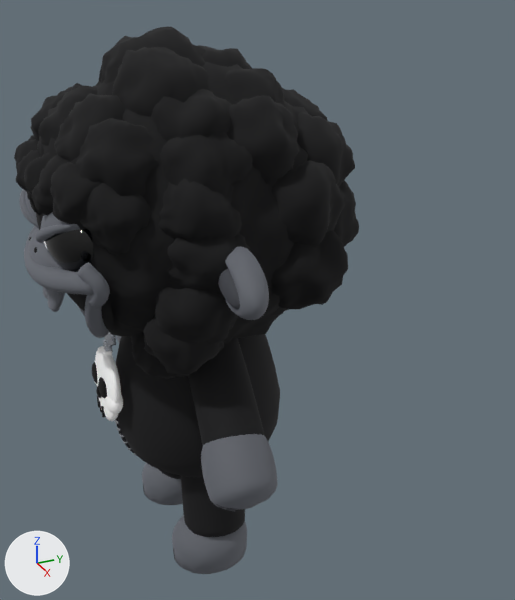
Renders of the glTF model models/baba_chops_plush_base_model.glb from each side of a commit.
Rendered twice from a 50 mm lens placed at (3.27, -1.09, 3.02), pointed at (-0.04, 0.4, 1.36). Every picture has the same lights, and +X, +Y and +Z are marked at lower left. The picture after the commit comes second. Vertices at exactly the same position are counted once.

In view in the first picture: 'BabaChops_Plush_Mesh'.
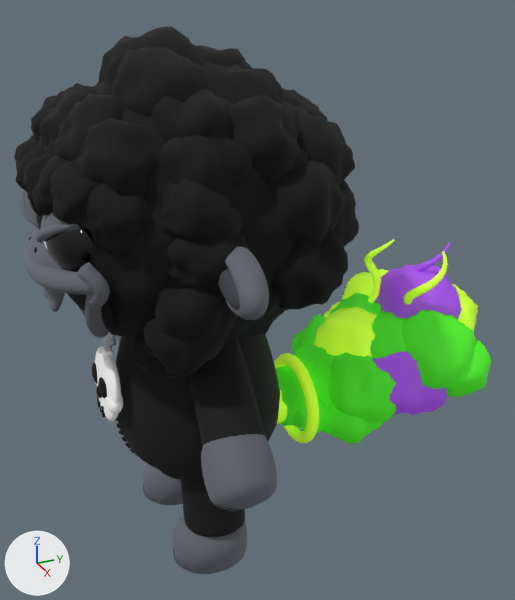
Changed parts and their boxes (x1, y1, x2, y2) in the pictures (515 x 600 px):
'BabaChops_Plush_Mesh', reshaped (38% wider): before (14, 27, 359, 574); after (14, 27, 491, 574)
part 1 of me_babachops_plush_meshdata, added (green): after (274, 353, 319, 443)
part 2 of me_babachops_plush_meshdata, added: after (276, 239, 491, 444)

The change in detail:
Material 'Baba_Fart_Cloud_Lime' (mat_baba_fart_cloud_lime) is new.
Its base color is (0.0723, 0.791, 0.0222) (green #4ce629).
Its roughness is 0.68.
Its sheen weight is 1.0.
Its sheen roughness is 0.78.
Its sheen tint is (0.0831, 0.91, 0.0255) (green #51f52c).
Its emission color is (0.0202, 0.222, 0.00621) (green #278212).
Its emission strength is 1.0.
Material 'Baba_Fart_Cloud_Neon_YellowGreen' (mat_baba_fart_cloud_neon_yellowgreen) is new.
Its base color is (0.552, 1.0, 0.0331) (green #c4ff33).
Its roughness is 0.45.
Its sheen weight is 1.0.
Its sheen roughness is 0.78.
Its sheen tint is (0.607, 1.0, 0.0364) (green #ccff36).
Its emission color is (0.304, 0.55, 0.0182) (green #96c425).
Its emission strength is 1.0.
Material 'Baba_Fart_Cloud_Nightmare_Purple' (mat_baba_fart_cloud_nightmare_purple) is new.
Its base color is (0.337, 0.0762, 0.723) (purple #9d4edd).
Its roughness is 0.62.
Its sheen weight is 1.0.
Its sheen roughness is 0.78.
Its sheen tint is (0.371, 0.0838, 0.795) (purple #a452e6).
Its emission color is (0.108, 0.0244, 0.231) (purple #5c2b84).
Its emission strength is 1.0.
me_babachops_plush_meshdata is used by ob_babachops_plush_mesh; location (0.0, 0.0, 0.0).
me_babachops_plush_meshdata had 53685 vertices, 106776 faces and spanned x -1.05..1.05, y -0.81..0.84, z 0.02..2.8.
me_babachops_plush_meshdata now has 63479 vertices, 126256 faces and spans x -1.05..1.05, y -0.81..1.9, z 0.02..2.8.
me_babachops_plush_meshdata part 1: a new loose piece, a torus around y (ring radius 0.24, tube radius 0.036) spanning x -0.276..0.276, y 0.585..0.655, z 0.414..0.966, in mat_baba_fart_cloud_neon_yellowgreen (green #c4ff33, glowing green #96c425).
me_babachops_plush_meshdata part 2: 9402 vertices added at x -0.58..0.57, y 0.36..1.9, z 0.43..1.57.
me_babachops_plush_meshdata gains material mat_baba_fart_cloud_lime (green #4ce629, glowing green #278212).
me_babachops_plush_meshdata gains material mat_baba_fart_cloud_neon_yellowgreen (green #c4ff33, glowing green #96c425).
me_babachops_plush_meshdata gains material mat_baba_fart_cloud_nightmare_purple (purple #9d4edd, glowing purple #5c2b84).
